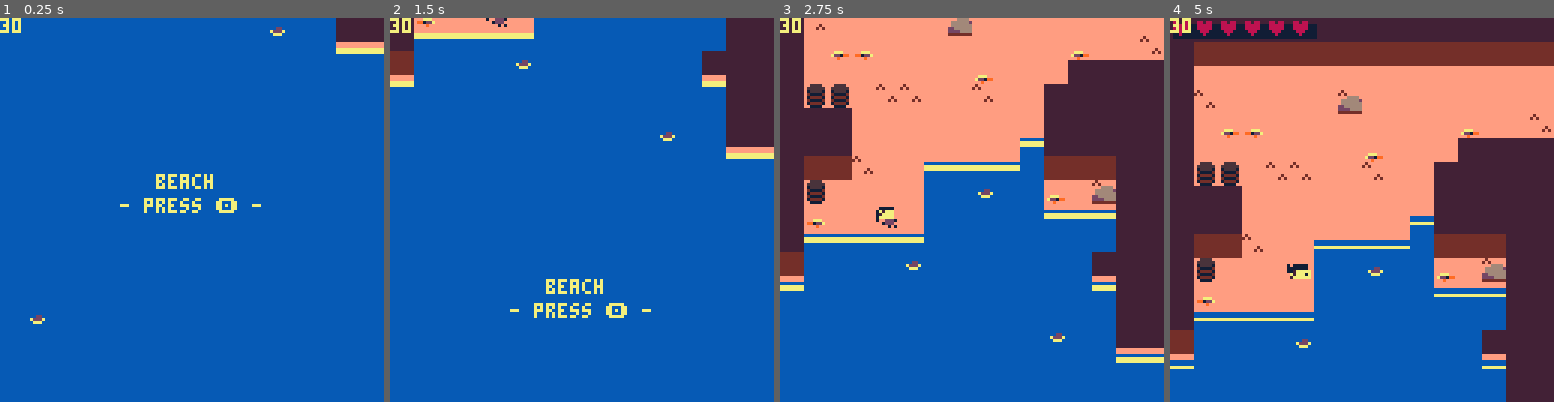
Above: before the commit, frames 1-4 (left to right).
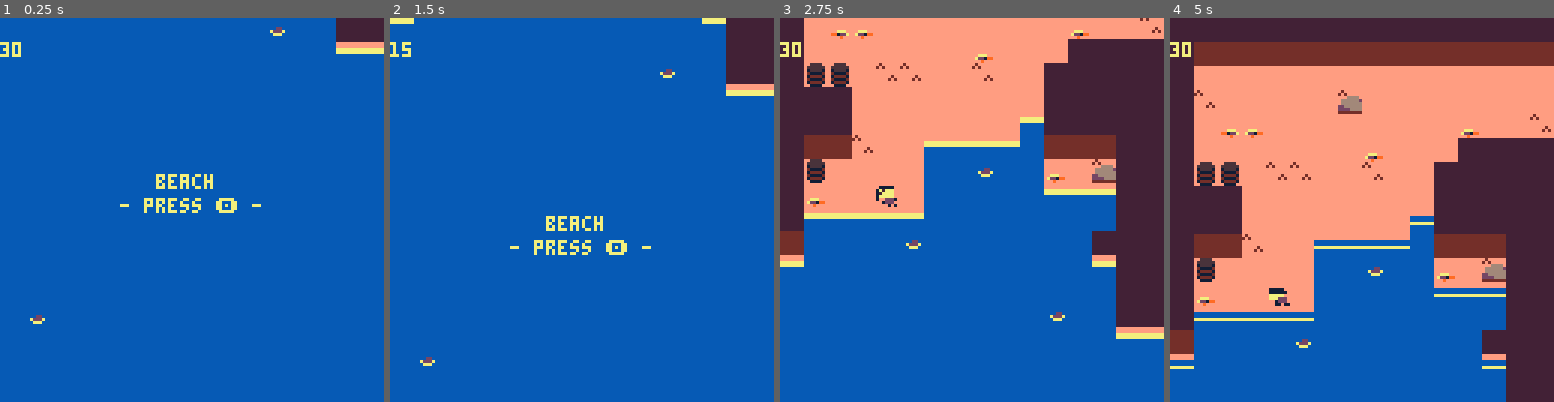
Above: after the commit, the same moments.

Repository: ZachIsAGardner/beach
Game: PICO-8 cartridge beach.p8
Two runs of this game, one before a commit and one after it. Both use one fixed random seed, a clock stepped at 60 frames per second and the inputs below.
Inputs:
- Up to frame 1 (0.25 s): no input
- Up to frame 2 (1.5 s): tap O (Z key) at 0.7 s
- Up to frame 3 (2.75 s): hold Right 1.6-2.1 s; tap O (Z key) at 1.7, 2.1, 2.5 s; hold Up 2.15-2.42 s; hold Right from 2.47 s (still down)
- Up to frame 4 (5 s): tap O (Z key) every 0.4 s from 2.9 to 4.9 s; release Right at 3.03 s; hold Left 3.08-3.58 s; hold Down 3.63-3.97 s; hold Right 4.02-4.68 s; hold Up from 4.73 s (still down)

The runs differ from the first frame. In frame 1, 0.3% of the frame differs, in the area x 0-6%, y 0-11%; in frame 2, 7.7%; in frame 3, 17%, in the area x 0-100%, y 0-90%; in frame 4, 2.4%.

Commit message:
Add health drop. Add bouncing enemy

Diff:
--- a/beach.p8
+++ b/beach.p8
@@ -21,6 +21,7 @@
 f_en_atk=0
 f_col=1
 f_pl_atk=2
+f_health=3
 
 c_black=0
 c_dark_blue=1
@@ -44,6 +45,8 @@
 
 --init
 function _init()
+	-- start()
+	-- camera_pos.s=0.25
 	music(63)
 end
 
@@ -65,8 +68,6 @@
 		camera_pos.y = 128
 
 		if (btn(4)) then
-			started=true
-			started_timestamp=time()
 			start()
 		end
 	end
@@ -93,7 +94,7 @@
 		end
 	end
 
-	print(stat(7), camera_pos.x, camera_pos.y, c_white)
+	print(stat(7), camera_pos.x, camera_pos.y+8, c_white)
 
 	night_mode()
 
@@ -110,27 +111,29 @@
 -- init
 
 function start()
+	started=true
+	started_timestamp=time()
 	init_actors()
 end
 
 function init_actors()
 	-- create player
-	-- replace_with_actor(
-	-- 	1,
-	-- 	33,
-	-- 	function(a)
-	-- 		pl = a
-	-- 	end,
-	-- 	define_player
-	-- )
-
-	-- beached player
+	replace_with_actor(
+		112,
+		33,
+		function(a)
+			pl = a
+		end,
+		define_player
+	)
+
+	-- beached player, which creates player
 	replace_with_actor(
 		119,
 		33,
 		function(a)
 			a.update=function(a)
-				if (time() - started_timestamp > 2 and not a.go) then
+				if (time() - started_timestamp > 2.5 and not a.go) then
 					a.i=0
 					a.go=true
 				end
@@ -174,6 +177,9 @@
 		end
 	)
 
+	-- heart
+	replace_with_actor(77,33)
+
 	-- waves
 	replace_with_actor(
 		51,
@@ -232,10 +238,30 @@
 				idle={s=64,e=64,l=true},
 				walk={s=64,e=65,l=true}
 			}
+			a.max_v=0.06
 			a.max_health=3
 			a.health=3
 		end
 	)
+
+	-- barnacle
+	replace_with_actor(
+		96,
+		33,
+		function(a)
+			a.w=0.5
+			a.h=0.5
+			a.max_v=100
+			a.friction=0
+			a.update=update_bouncer
+			a.anims={
+				idle={s=96,e=99,l=true}
+			}
+			a.anim_duration=0.25
+			a.max_health=2
+			a.health=2
+		end
+	)
 end
 
 -->8
@@ -244,8 +270,8 @@
 function update_player(a)
 	update_actor(a)
 
-	create_dust(a,3)
-	execute_on_frame(a,3,"sfx_10",function() sfx(10) end)
+	create_dust(a,114)
+	execute_on_frame(a,114,"sfx_10",function() sfx(10) end)
 
 	if (a.current_anim != "attack") then
 		if (btn(0)) a.vx -= a.acc
@@ -294,8 +320,15 @@
 		a.current_anim="idle"
 	end
 
+	local hit_health = is_solid_area(a.x, a.y, a.w, a.h, f_health)
+	if (hit_health.hit) then
+		a.health+=1
+		if (a.health > a.max_health) a.health = a.max_health
+		del(actors, hit_health.a)
+		sfx(14)
+	end
+
 	local hit_atk = is_solid_area(a.x, a.y, a.w, a.h, f_en_atk)
-
 	if (hit_atk.hit and not actor_is_invincible(a)) then
 		local continue = true
 
@@ -334,6 +367,7 @@
 	if (not is_on_screen(a)) return
 
 	update_actor(a)
+	update_enemy_health(a)
 
 	create_dust(a,65)
 	execute_on_frame(a,65,"sfx_10",function() sfx(10) end)
@@ -348,7 +382,30 @@
 	else
 		a.current_anim="idle"
 	end
-
+end
+
+function update_bouncer(a)
+	if (not is_on_screen(a)) return
+
+	local s = 0.09
+
+	if (not a.start) then
+		a.vx = s
+		a.vy = s
+	end
+
+	if (a.col.top) a.vy=s
+	if (a.col.bottom) a.vy=-s
+	if (a.col.left) a.vx=s
+	if (a.col.right) a.vx=-s
+
+	update_actor(a)
+	update_enemy_health(a)
+
+	a.start = true
+end
+
+function update_enemy_health(a)
 	local hit_atk = is_solid_area(a.x, a.y, a.w, a.h, f_pl_atk)
 
 	if (hit_atk.hit and not actor_is_invincible(a)) then
@@ -359,7 +416,7 @@
 		if (a.health > 0) then
 			-- create particles
 			for i=0,rnd(2)+3 do
-				local p = define_particle(160,161)
+				local p = define_particle(125,126)
 
 				p.x = a.x
 				p.y = a.y
@@ -375,7 +432,7 @@
 	if (a.health <= 0) then
 		-- create particles
 		for i=0,rnd(2)+3 do
-			local p = define_particle(176,178)
+			local p = define_particle(109,111)
 
 			p.x = a.x
 			p.y = a.y
@@ -427,7 +484,7 @@
 
 function create_dust(a,f)
 	execute_on_frame(a,f,"dust_p", function()
-		local p = define_particle(144,145)
+		local p = define_particle(93,94)
 
 		p.x = a.x
 		p.y = a.y+.4
@@ -563,7 +620,9 @@
 		anim_timestamp=0, -- timestamp since last frame change
 		anim_duration=0.095, -- duration to show one frame in an animation
 		anims=nil, -- define animations
-		current_anim="idle" -- current animation
+		current_anim="idle", -- current animation
+
+		col={}
 	}
 end
 
@@ -589,14 +648,14 @@
 
     a.vx = 0
     a.vy = 0
-    a.max_v = 0.085
+    a.max_v = 0.04125
     a.acc = 0.085
     a.friction = 0.185
 
-	a.health = 6
-	a.max_health = 6
-
-	a.invi_length = 0.7
+	a.health = 4
+	a.max_health = 4
+
+	a.invi_length = 0.8
 
 	a.update = update_player
 	a.draw_health = draw_fixed_health
@@ -639,8 +698,20 @@
 				else
 					a.x = a.x - skin
 				end
+
 				a.vx=0
+
+				if (left) then
+					a.col.left=true
+					a.col.right=false
+				else
+					a.col.left=false
+					a.col.right=true
+				end
 			else
+				a.col.left = false
+				a.col.right = false
+
 				a.x += a.vx
 			end
 		end
@@ -658,8 +729,20 @@
 				else
 					a.y = a.y - skin
 				end
+
 				a.vy=0
+
+				if (top) then
+					a.col.top=true
+					a.col.bottom=false
+				else
+					a.col.top=false
+					a.col.bottom=true
+				end
 			else
+				a.col.top = false
+				a.col.bottom = false
+
 				a.y += a.vy
 			end
 		end
@@ -1060,38 +1143,30 @@
 
 
 
-…(8 lines of a section not shown)…
 __gff__
-0000000000000000000000000000000000000000000000000000000000000000000002020200020000000000000000000202000000000000000000000000000001010000000000000000000000000000000000000000000000000000000000000000000000000000000000000000000000000000000000000000000000000000
+0000000000000000000000000000000000000000000000000000000000000000000002020200020000000000000000000202000000000000000000000000000001010000000000000000000000080000000000000000000000000000000000000100000000000000000000000000000000000000000000000000000000000000
 0000000000000000000000000000000000000000000000000000000000000000000000000000000000000000000000000000000000000000000000000000000000000000000000000000000000000000000000000000000000000000000000000000000000000000000000000000000000000000000000000000000000000000
 __map__
-3131313131313131313131313131313131313131313131313131313131313131000000000000000000000000000000000000000000000000000000000000000000000000000000000000000000000000000000000000000000000000000000000000000000000000000000000000000000000000000000000000000000000000
-3130303030303030303030303030303030303030303030303030303030303030000000000000000000000000000000000000000000000000000000000000000000000000000000000000000000000000000000000000000000000000000000000000000000000000000000000000000000000000000000000000000000000000
-3121212121212121212121212121212121212121212121212121212121212121000000000000000000000000000000000000000000000000000000000000000000000000000000000000000000000000000000000000000000000000000000000000000000000000000000000000000000000000000000000000000000000000
-3125212121212122212121212121212125212121212121212121254021212121000000000000000000000000000000000000000000000000000000000000000000000000000000000000000000000000000000000000000000000000000000000000000000000000000000000000000000000000000000000000000000000000
-3121505021212121212121215021212521212121212121212121212121212121000000000000000000000000000000000000000000000000000000000000000000000000000000000000000000000000000000000000000000000000000000000000000000000000000000000000000000000000000000000000000000000000
-3121212121212121502121213131313131313121212121212121212121212121000000000000000000000000000000000000000000000000000000000000000000000000000000000000000000000000000000000000000000000000000000000000000000000000000000000000000000000000000000000000000000000000
-3126262125252121252121313131313131313121212121212121313131313131000000000000000000000000000000000000000000000000000000000000000000000000000000000000000000000000000000000000000000000000000000000000000000000000000000000000000000000000000000000000000000000000
-3131312121212121212121313131313130303021212121212131313131313131000000000000000000000000000000000000000000000000000000000000000000000000000000000000000000000000000000000000000000000000000000000000000000000000000000000000000000000000000000000000000000000000
-3131312121212121212133313131313133333325212121213131313131313131000000000000000000000000000000000000000000000000000000000000000000000000000000000000000000000000000000000000000000000000000000000000000000000000000000000000000000000000000000000000000000000000
-3130302521213333333323303030313123242321212125213131313131313131000000000000000000000000000000000000000000000000000000000000000000000000000000000000000000000000000000000000000000000000000000000000000000000000000000000000000000000000000000000000000000000000
-3126212121212323242323502122313131313131313131313131313131313131000000000000000000000000000000000000000000000000000000000000000000000000000000000000000000000000000000000000000000000000000000000000000000000000000000000000000000000000000000000000000000000000
-3150212177212323232323333333313131313131313131313131313131313131000000000000000000000000000000000000000000000000000000000000000000000000000000000000000000000000000000000000000000000000000000000000000000000000000000000000000000000000000000000000000000000000
-3133333333332323232323232323313131313131313131313131313131313131000000000000000000000000000000000000000000000000000000000000000000000000000000000000000000000000000000000000000000000000000000000000000000000000000000000000000000000000000000000000000000000000
-3023232323242323232323232331313131313131313131313131313131313131000000000000000000000000000000000000000000000000000000000000000000000000000000000000000000000000000000000000000000000000000000000000000000000000000000000000000000000000000000000000000000000000
-3323232323232323232323232333313131313131313131313131313131313131000000000000000000000000000000000000000000000000000000000000000000000000000000000000000000000000000000000000000000000000000000000000000000000000000000000000000000000000000000000000000000000000
-2323232323232323232323232323313131313131313131313131313131313131000000000000000000000000000000000000000000000000000000000000000000000000000000000000000000000000000000000000000000000000000000000000000000000000000000000000000000000000000000000000000000000000
-2323232323232323232323242323313131313131313131313131313131313131000000000000000000000000000000000000000000000000000000000000000000000000000000000000000000000000000000000000000000000000000000000000000000000000000000000000000000000000000000000000000000000000
-2323232323232323232323232323333331313131313131313131313131313131000000000000000000000000000000000000000000000000000000000000000000000000000000000000000000000000000000000000000000000000000000000000000000000000000000000000000000000000000000000000000000000000
-2323232323232323232323232323232331313131313131313131313131313131000000000000000000000000000000000000000000000000000000000000000000000000000000000000000000000000000000000000000000000000000000000000000000000000000000000000000000000000000000000000000000000000
-2323232323232323232323232323232331313131313131313131313131313131000000000000000000000000000000000000000000000000000000000000000000000000000000000000000000000000000000000000000000000000000000000000000000000000000000000000000000000000000000000000000000000000
+3131313131313131313131313131313131313131313131313131313131313131313131313131313131313131313131313131313131313131313131313131313100000000000000000000000000000000000000000000000000000000000000000000000000000000000000000000000000000000000000000000000000000000
+3130303030303030303030303030303030303030303030303030303030303030300000000000003131313131313100000000000000000000000000000000003100000000000000000000000000000000000000000000000000000000000000000000000000000000000000000000000000000000000000000000000000000000
+3121212121212121212121212121212121212121212121212121212121212121210000000000000000313131310000000000313131000000000000000000003100000000000000000000000000000000000000000000000000000000000000000000000000000000000000000000000000000000000000000000000000000000
+3125212121212122212121212121212125212121215021212121254021212121210000000000400000003131310000000000313131310000000000000000003100000000000000000000000000000000000000000000000000000000000000000000000000000000000000000000000000000000000000000000000000000000
+3121505021212121212121215021212521212121212121212121212121212221210000000000000000003131310000000000313100000000003100000031003100000000000000000000000000000000000000000000000000000000000000000000000000000000000000000000000000000000000000000000000000000000
+3121212121212121502121213131313131313121212121212121212121212121210000500000000000003131310000000000310000600000000000000000603100000000000000000000000000000000000000000000000000000000000000000000000000000000000000000000000000000000000000000000000000000000
+3126262125252121252121313131313131313121212121212121313131313131210000000000000000000031310000000000310000000000006000000000003100000000000000000000000000000000000000000000000000000000000000000000000000000000000000000000000000000000000000000000000000000000
+3131312121212121212121313131313130303021212121212131313131313131313100000000000000000000000000313131310000000000000000000000003100000000000000000000000000000000000000000000000000000000000000000000000000000000000000000000000000000000000000000000000000000000
+3131312121212121212133313131313133333325212121213131313131313131313131310000000000000000000000313131310031313131313131313131313100000000000000000000000000000000000000000000000000000000000000000000000000000000000000000000000000000000000000000000000000000000
+3130302521213333333323303030313123242326502125213131313131313131313131310000000000000000000000313131310000000031313131313131313100000000000000000000000000000000000000000000000000000000000000000000000000000000000000000000000000000000000000000000000000000000
+3126212121212323242323502122313123232333333333333131313131313131313131310000000000004000000000313131000000000000000000003131313100000000000000000000000000000000000000000000000000000000000000000000000000000000000000000000000000000000000000000000000000000000
+3150212177212323232323333333313123232323232323313131313131313131313131310000000000000000000000313100000060000000000000000000000000000000000000000000000000000000000000000000000000000000000000000000000000000000000000000000000000000000000000000000000000000000
+3133333333332323232323232323313123232323232323313131313131313131313131310000000000000000000031313100000000003100006000003100000000000000000000000000000000000000000000000000000000000000000000000000000000000000000000000000000000000000000000000000000000000000
+3023232323242323232323232331313123232323233131313131313131313131313131313131000000000000000031313100000000000000000000003131310000000000000000000000000000000000000000000000000000000000000000000000000000000000000000000000000000000000000000000000000000000000
+3323232323232323232323232333313123232331313131313131313131313131313131313131313131313131313131313100000000000000313131313131313100000000000000000000000000000000000000000000000000000000000000000000000000000000000000000000000000000000000000000000000000000000
+2323232323232323232323232323313123232331313131313131313131313131313131313131313131313131313131313131313131313131313131313131313100000000000000000000000000000000000000000000000000000000000000000000000000000000000000000000000000000000000000000000000000000000
+2323232323232323232323242323313100000000000000000000000000000000000000000000000000000000000000000000000000000000000000000000000000000000000000000000000000000000000000000000000000000000000000000000000000000000000000000000000000000000000000000000000000000000
+2323232323232323232323232323333300000000000000000000000000000000000000000000000000000000000000000000000000000000000000000000000000000000000000000000000000000000000000000000000000000000000000000000000000000000000000000000000000000000000000000000000000000000
+2323232323232323232323232323232300000000000000000000000000000000000000000000000000000000000000000000000000000000000000000000000000000000000000000000000000000000000000000000000000000000000000000000000000000000000000000000000000000000000000000000000000000000
+2323232323232323232323232323232300000000000000000000000000000000000000000000000000000000000000000000000000000000000000000000000000000000000000000000000000000000000000000000000000000000000000000000000000000000000000000000000000000000000000000000000000000000
 2323232323232323232323232323232300000000000000000000000000000000000000000000000000000000000000000000000000000000000000000000000000000000000000000000000000000000000000000000000000000000000000000000000000000000000000000000000000000000000000000000000000000000
 2323232323232323232323232323232300000000000000000000000000000000000000000000000000000000000000000000000000000000000000000000000000000000000000000000000000000000000000000000000000000000000000000000000000000000000000000000000000000000000000000000000000000000
 2323232323232323232323232323232300000000000000000000000000000000000000000000000000000000000000000000000000000000000000000000000000000000000000000000000000000000000000000000000000000000000000000000000000000000000000000000000000000000000000000000000000000000
Not shown, changed: 36 lines of the sprite sheet (__gfx__) section of beach.p8
Not shown, changed: the sound effects (__sfx__) section of beach.p8
Not shown, changed: todo.md
